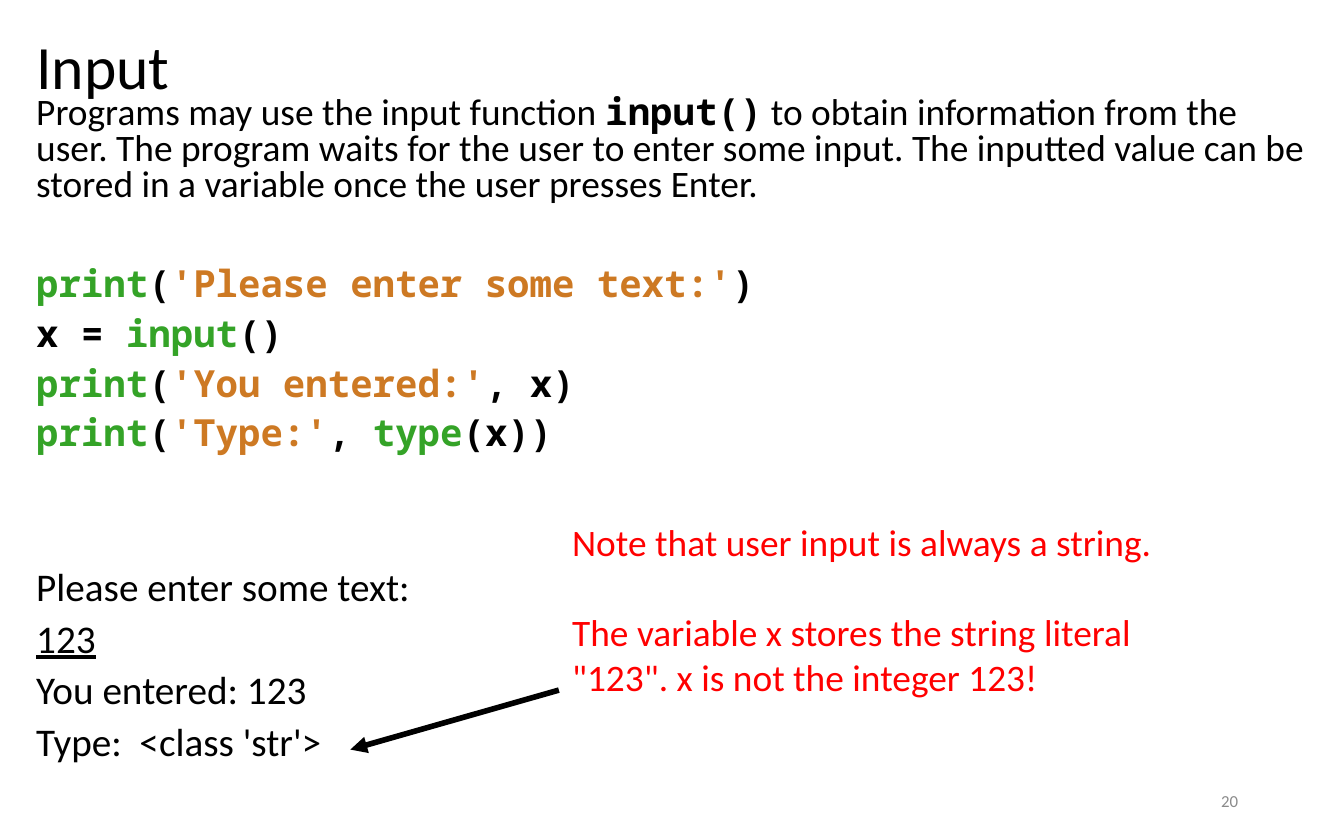
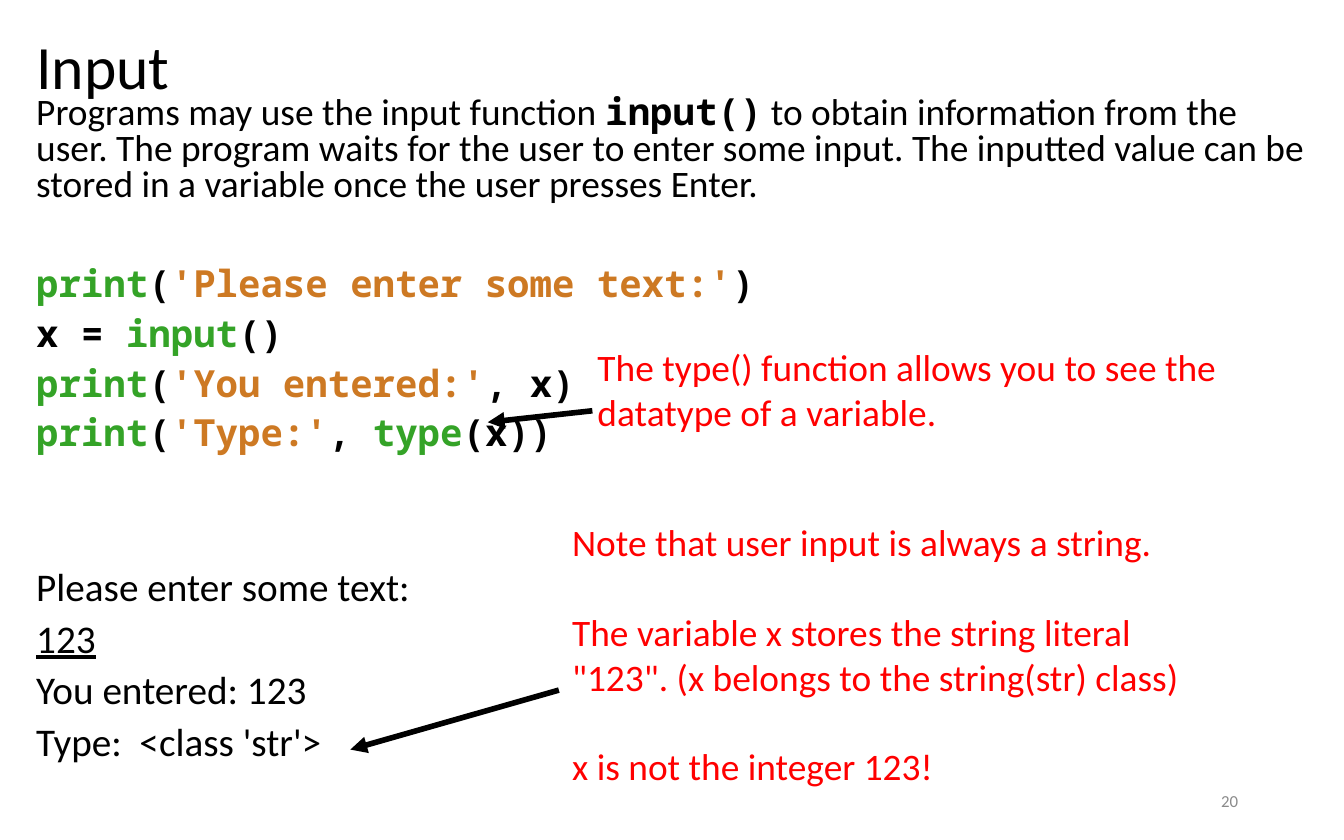
Before and after one commit to LongBaoNguyen/longbaonguyen.github.io, a slide deck: slide 20 of courses/apcsp/lect1.pptx. Drawn at 1344x840 pixels with LibreOffice and Linux fonts; fonts in the diff are those of the drawing. Boxes give left, top, right and bottom in pixels: in the first picture for what was removed or moved away, otherwise in the second. Text is boxed around its words. In the diff, an @@ line names an element or a change of style, - is before the commit and + after.

```diff
--- a/courses/apcsp/lect1.pptx
+++ b/courses/apcsp/lect1.pptx
@@ text added at [597,354,1216,432], 20 pt, text #FF0000 @@
+The type() function allows you to see the datatype of a variable.
@@ arrow added from (593, 411) to (488, 422), #000000 3 pt @@
@@ text at [572,620,1178,787]: text changed @@
-The variable x stores the string literal "123". x is not the integer 123!
+The variable x stores the string literal "123". (x belongs to the string(str) class)
+x is not the integer 123!
```
Also in this commit, not shown: 1 other file.
